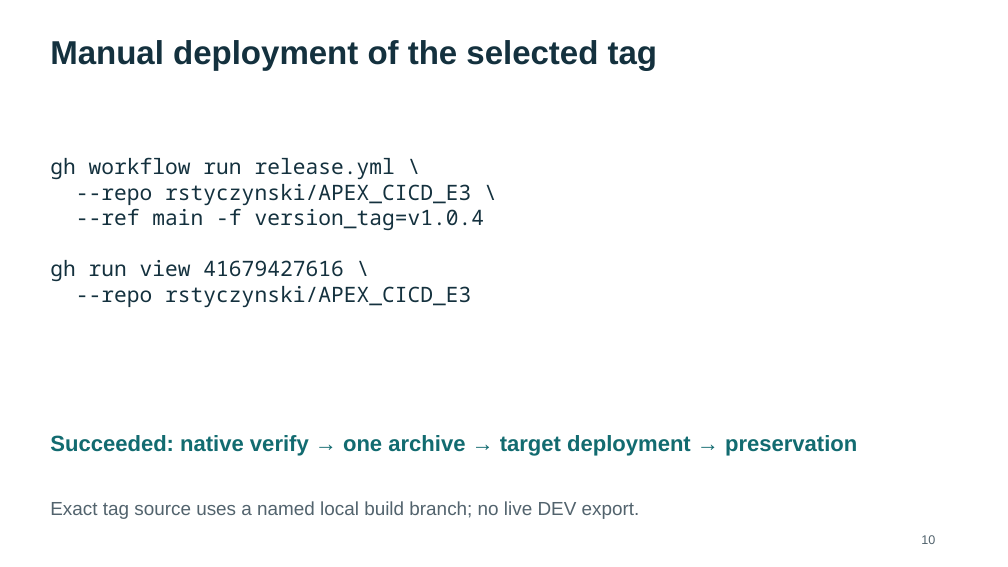
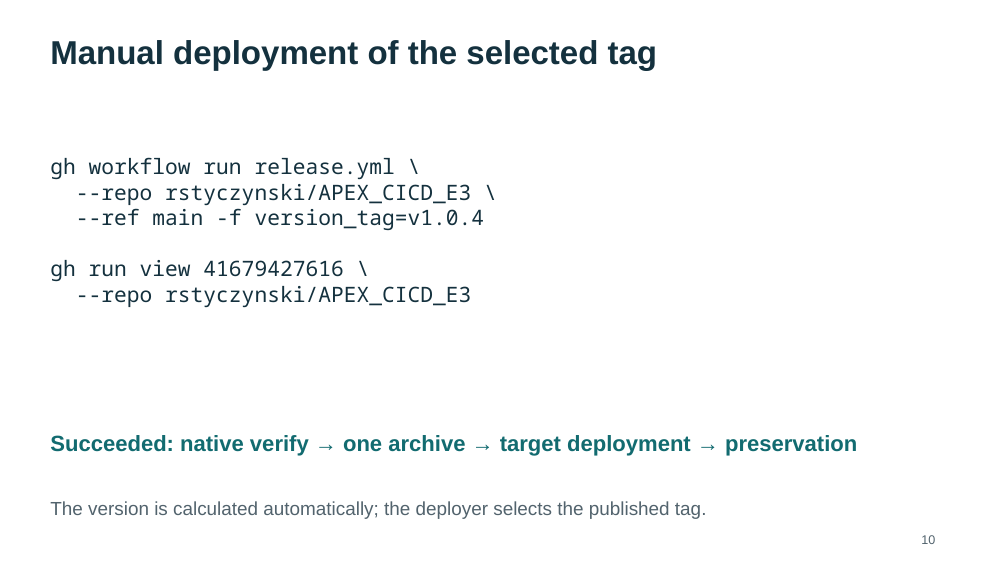
Before and after one commit to rstyczynski/APEX_CICD, a slide deck: slide 10 of progress/E.3/sprint_E.3_increment_demo.pptx. Drawn at 1008x567 pixels with LibreOffice and Linux fonts; fonts in the diff are those of the drawing. Boxes give left, top, right and bottom in pixels: in the first picture for what was removed or moved away, otherwise in the second. Text is boxed around its words. In the diff, an @@ line names an element or a change of style, - is before the commit and + after.

```diff
--- a/progress/E.3/sprint_E.3_increment_demo.pptx
+++ b/progress/E.3/sprint_E.3_increment_demo.pptx
@@ text at bbox=[50, 501, 707, 519]: text changed @@
-Exact tag source uses a named local build branch; no live DEV export.
+The version is calculated automatically; the deployer selects the published tag.
```
Also in this commit, not shown: 6 other slides changed, 1 slide removed, 5 other files.
